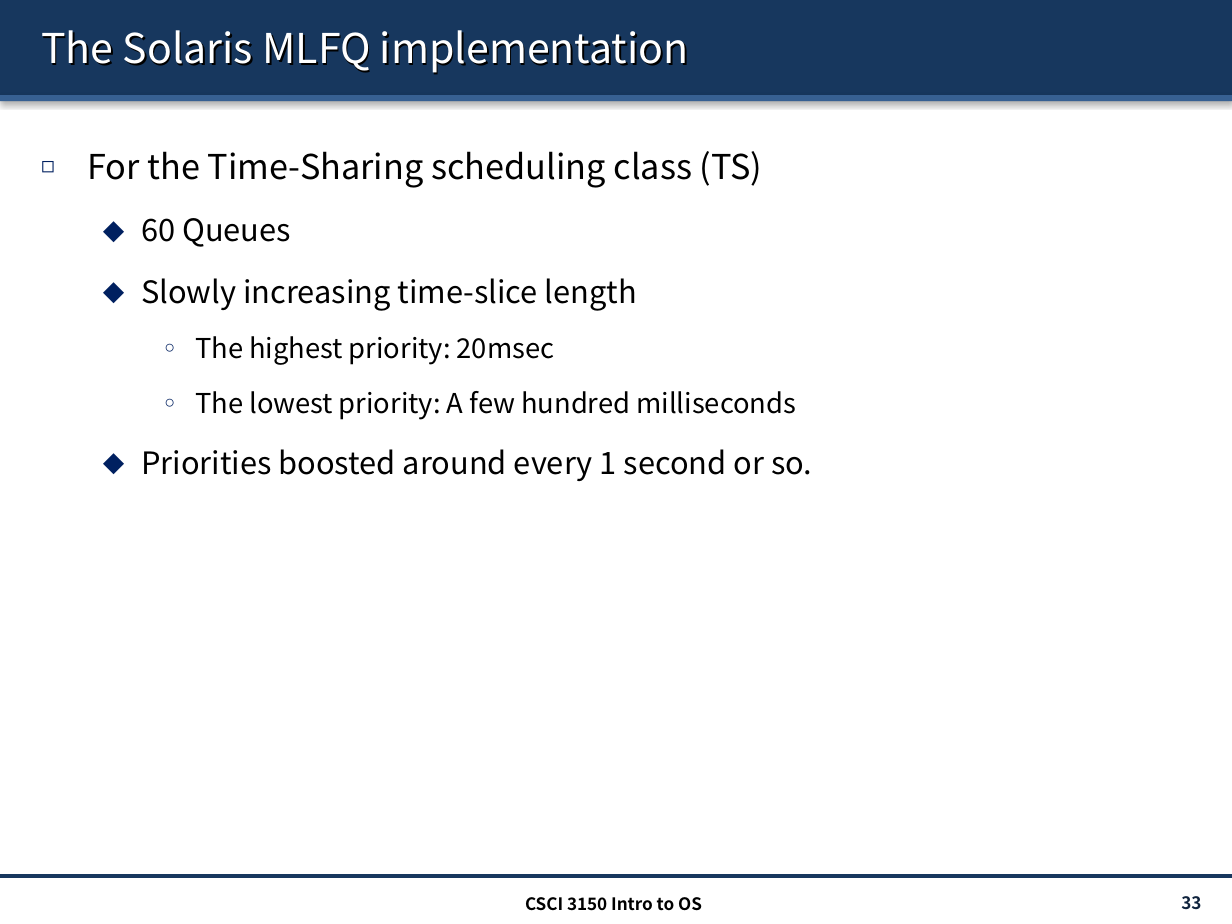
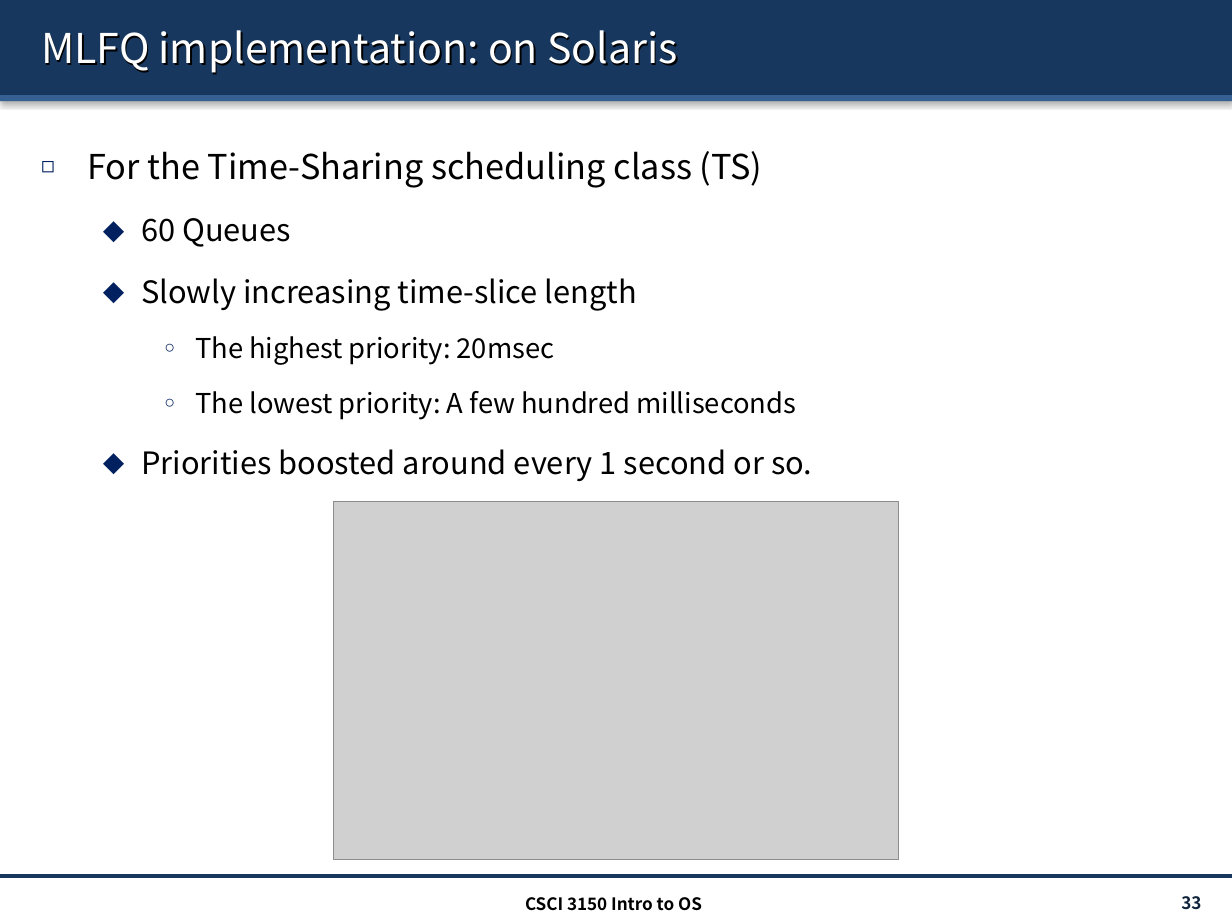
Before and after one commit to henryhxu/CSCI3150, a slide deck: slide 33 of lecture/lec9_sched.pptx. Drawn at 1232x924 pixels with LibreOffice and Linux fonts; fonts in the diff are those of the drawing; grey boxes stand for pictures. Boxes give left, top, right and bottom in pixels: in the first picture for what was removed or moved away, otherwise in the second. Text is boxed around its words. In the diff, an @@ line names an element or a change of style, - is before the commit and + after.

```diff
--- a/lecture/lec9_sched.pptx
+++ b/lecture/lec9_sched.pptx
@@ title at [41,30,678,74]: text changed @@
-The Solaris MLFQ implementation
+MLFQ implementation: on Solaris
@@ picture added at [334,501,899,860] @@
```
Also in this commit, not shown: 9 other slides changed, 2 slides removed, 1 other file.
